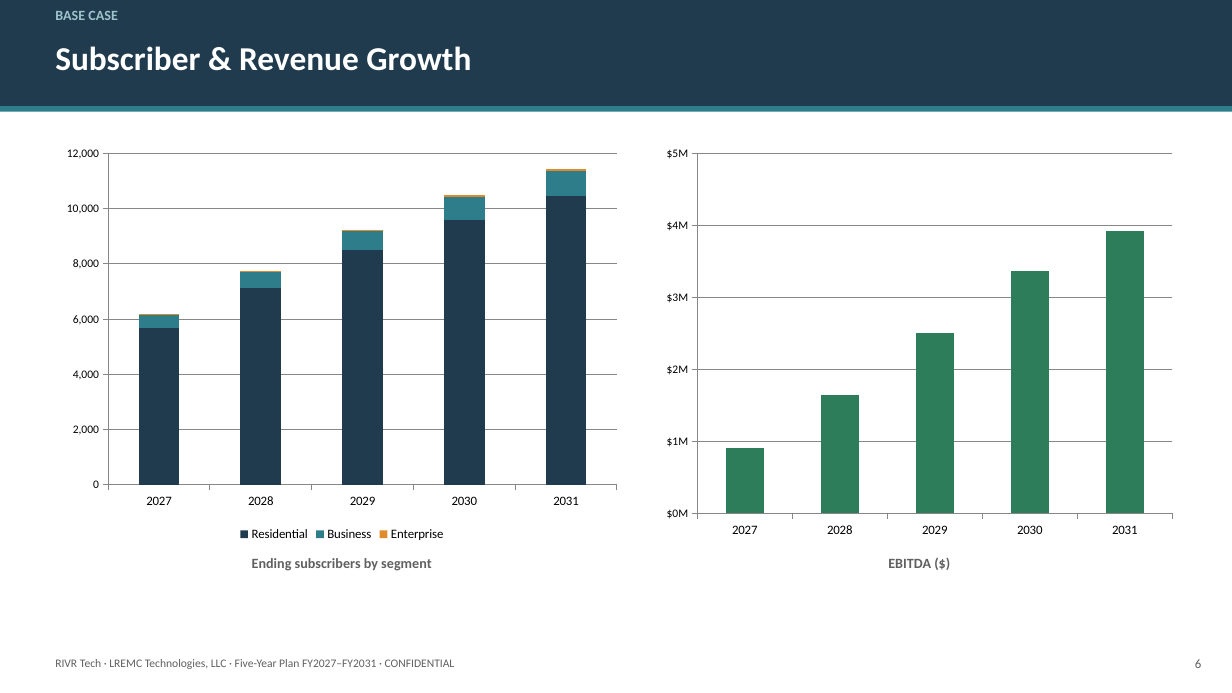
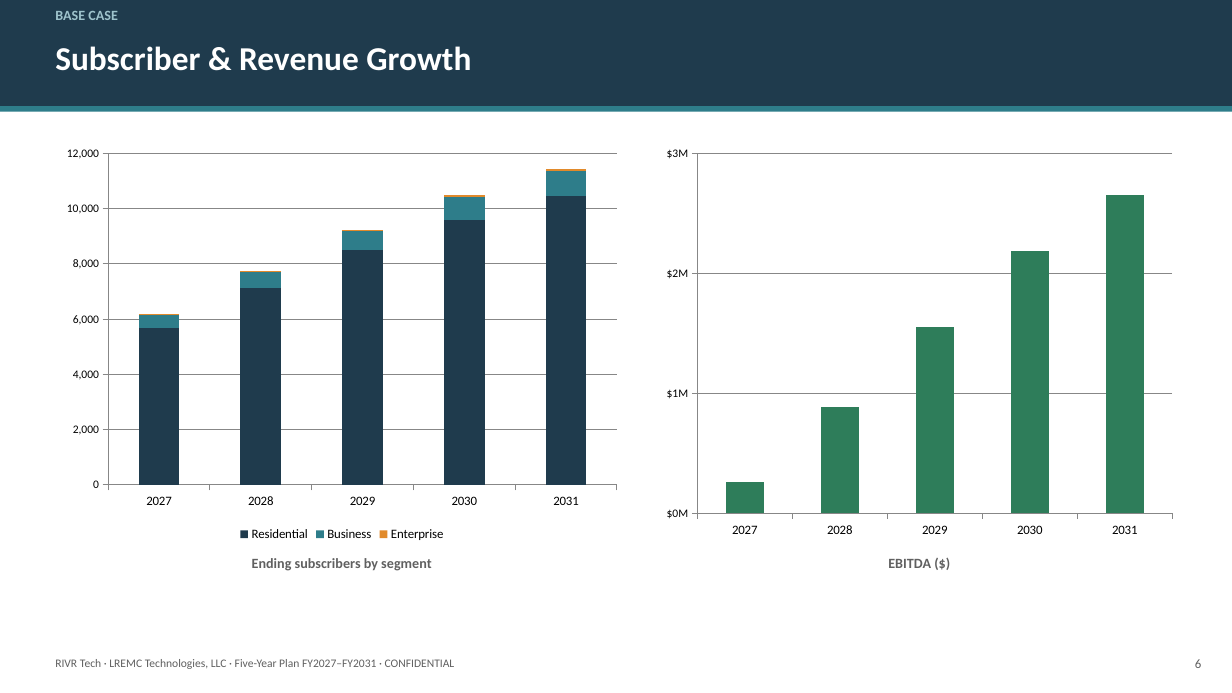
Before and after one commit to dysonjohn2001-sys/claude-skills, a slide deck: slide 7 of rivr-tech-business-plan/RIVR_Tech_Five_Year_Executive_Presentation_2027-2031.pptx. Drawn at 1232x693 pixels with LibreOffice and Linux fonts; fonts in the diff are those of the drawing. Boxes give left, top, right and bottom in pixels: in the first picture for what was removed or moved away, otherwise in the second. Text is boxed around its words. In the diff, an @@ line names an element or a change of style, - is before the commit and + after.

```diff
--- a/rivr-tech-business-plan/RIVR_Tech_Five_Year_Executive_Presentation_2027-2031.pptx
+++ b/rivr-tech-business-plan/RIVR_Tech_Five_Year_Executive_Presentation_2027-2031.pptx
@@ column chart at (656, 139, 1183, 545) @@
-Series 1: 900000, 1600000, 2500000, 3400000, 3900000
+Series 1: 260000, 880000, 1560000, 2180000, 2650000
```
Also in this commit, not shown: 8 other slides changed, 10 other files.
